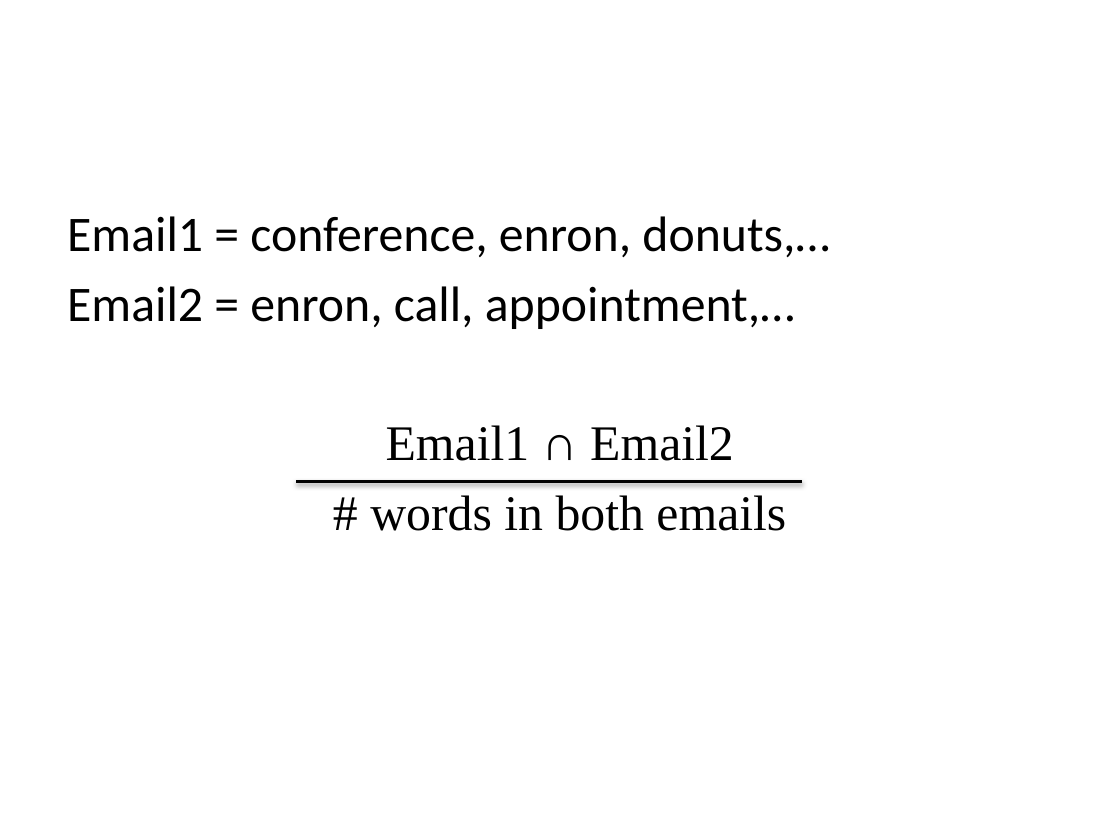
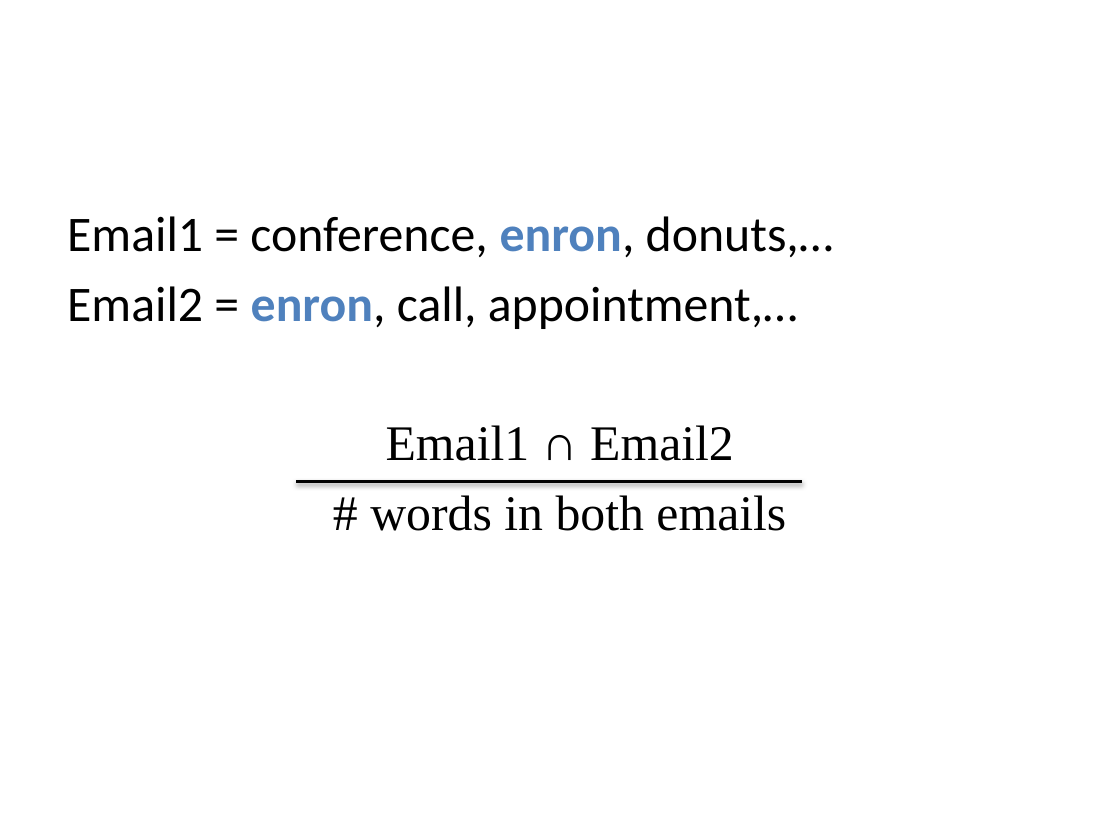
Before and after one commit to dataiap/dataiap, a slide deck: slide 30 of lectures/day4.pptx. Drawn at 1120x840 pixels with LibreOffice and Linux fonts; fonts in the diff are those of the drawing. Boxes give left, top, right and bottom in pixels: in the first picture for what was removed or moved away, otherwise in the second. Text is boxed around its words. In the diff, an @@ line names an element or a change of style, - is before the commit and + after.

```diff
--- a/lectures/day4.pptx
+++ b/lectures/day4.pptx
@@ text at [67,216,833,329]: text colour #000000 to #4F81BD, bold on in "enron,", "enron," @@
```
Also in this commit, not shown: 3 other slides changed, 1 slide added, 1 other file.
